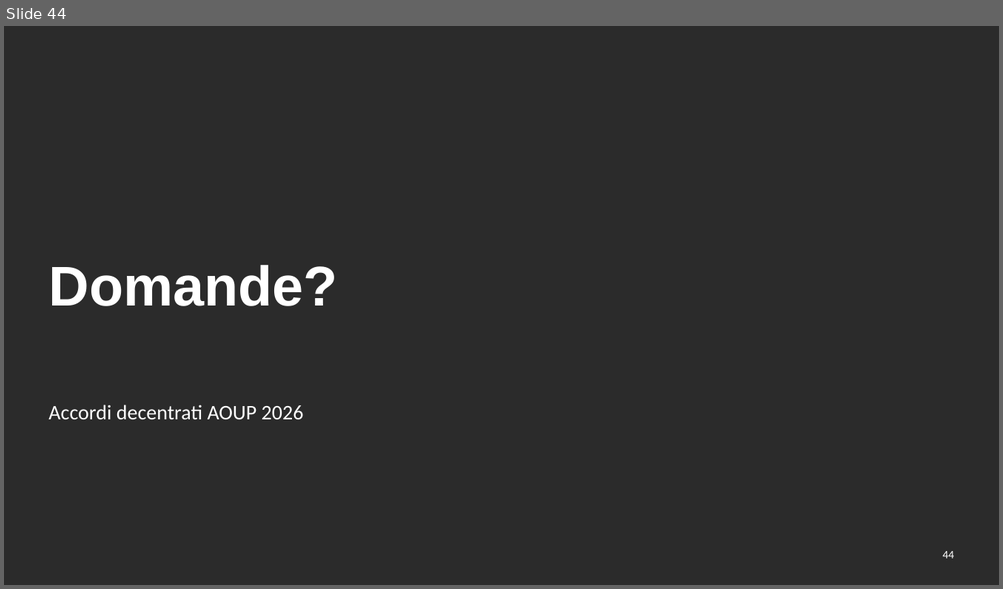
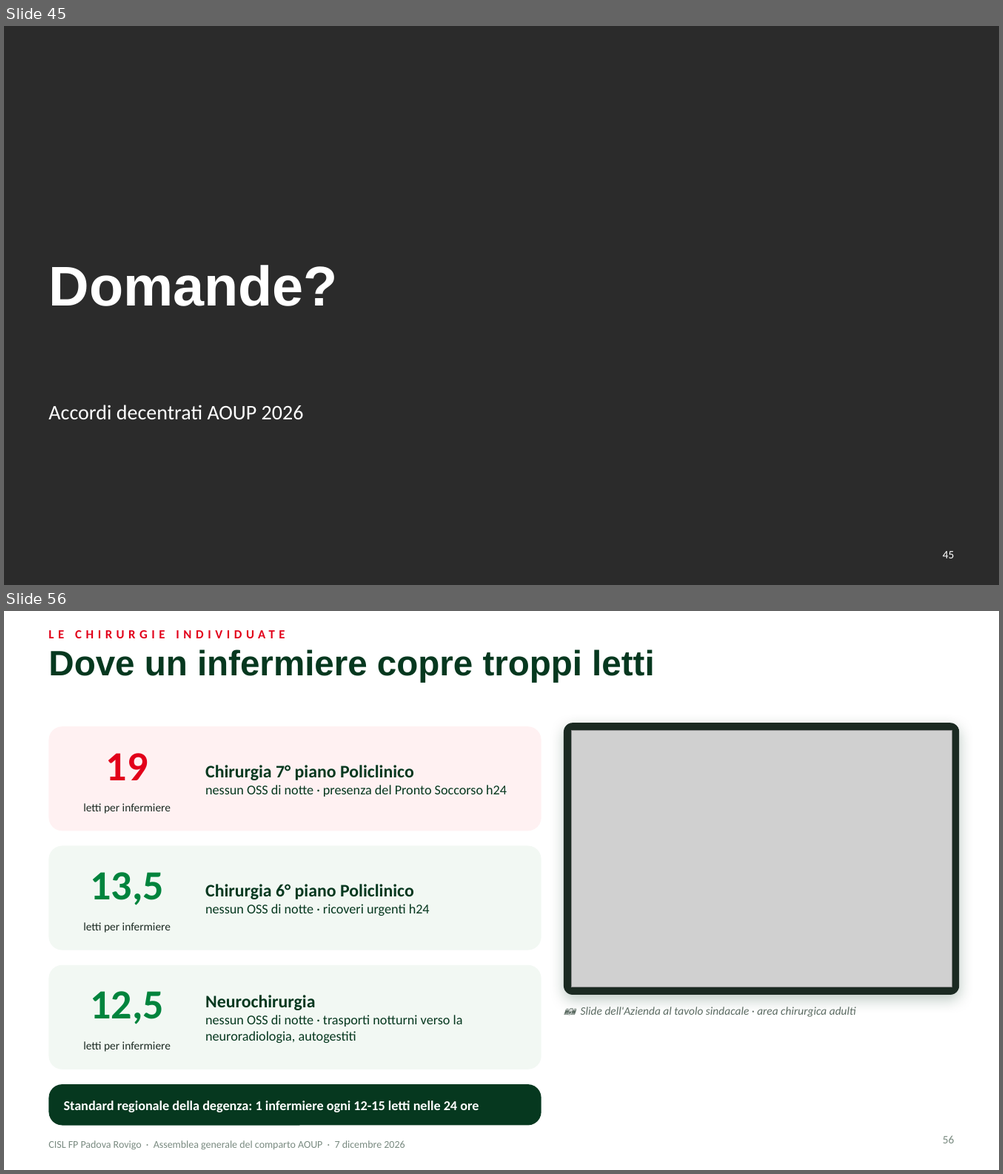
Before and after one commit to aki1806-droid/Prove, a slide deck: produzione/assemblea-2026-12-07/slide/assemblea-2026-12-07.pptx. Shown one above the other, each under a label of ours: slide 44 before the commit, slides 45 and 56 after it; the slides between them are not shown. The pictures are 1003x589 and 1003x1174 pixels, drawn with LibreOffice and Linux fonts; fonts in the diff are those of the drawing; grey boxes stand for pictures; background and template pictures are left out; a plain dark background stands for a picture behind light text. Boxes give left, top, right and bottom in pixels: in the first picture for what was removed or moved away, otherwise in the second. Text is boxed around its words. In the diff, an @@ line names an element or a change of style, - is before the commit and + after.

```diff
--- a/produzione/assemblea-2026-12-07/slide/assemblea-2026-12-07.pptx
+++ b/produzione/assemblea-2026-12-07/slide/assemblea-2026-12-07.pptx
@@ slide 56 added at (4,611,999,1170), background #FFFFFF @@
@@ text added at (48,624,720,643), 12 pt, text #E2001A, bold @@
+LE CHIRURGIE INDIVIDUATE
@@ title added at (48,649,654,683), 34 pt, text #06381F, bold @@
+Dove un infermiere copre troppi letti
@@ rounded rectangle added at (48,726,541,831), fill #FFF1F2 @@
@@ rounded rectangle added at (563,723,959,995), fill #1B2A22 @@
@@ picture added at (571,730,951,988) @@
@@ text added at (106,753,148,780), 40 pt, text #E2001A, bold @@
+19
@@ text added at (205,765,506,797), 13 pt, text #06381F @@
+Chirurgia 7° piano Policlinico
+nessun OSS di notte · presenza del Pronto Soccorso h24
@@ text added at (83,803,170,814), 11 pt, text #1B2A22 @@
+letti per infermiere
@@ rounded rectangle added at (48,846,541,951), fill #F2F8F3 @@
@@ text added at (91,872,164,906), 40 pt, text #00843D, bold @@
+13,5
@@ text added at (205,884,430,916), 13 pt, text #06381F @@
+Chirurgia 6° piano Policlinico
+nessun OSS di notte · ricoveri urgenti h24
@@ text added at (83,923,170,933), 11 pt, text #1B2A22 @@
+letti per infermiere
@@ rounded rectangle added at (48,965,541,1070), fill #F2F8F3 @@
@@ text added at (91,991,164,1025), 40 pt, text #00843D, bold @@
+12,5
@@ text added at (205,995,463,1043), 13 pt, text #06381F @@
+Neurochirurgia
+nessun OSS di notte · trasporti notturni verso la neuroradiologia, autogestiti
@@ text added at (580,1007,856,1017), 11 pt, text #5B6B62, italic @@
+📷 Slide dell'Azienda al tavolo sindacale · area chirurgica adulti
@@ text added at (83,1042,170,1052), 11 pt, text #1B2A22 @@
+letti per infermiere
@@ rounded rectangle added at (48,1085,541,1126), fill #06381F @@
@@ text added at (64,1101,478,1113), 13 pt, text #FFFFFF, bold @@
+Standard regionale della degenza: 1 infermiere ogni 12-15 letti nelle 24 ore
@@ text added at (48,1141,404,1150), 10 pt, text #7A8B81 @@
+CISL FP Padova Rovigo · Assemblea generale del comparto AOUP · 7 dicembre 2026
@@ page number added at (942,1136,954,1144), 11 pt, text #7A8B81 @@
+56
@@ what was slide 44 is now slide 45 @@
@@ page number at (942,551,954,559): text changed @@
-44
+45
```
Also in this commit, not shown: 12 other slides added, 39 other files.
